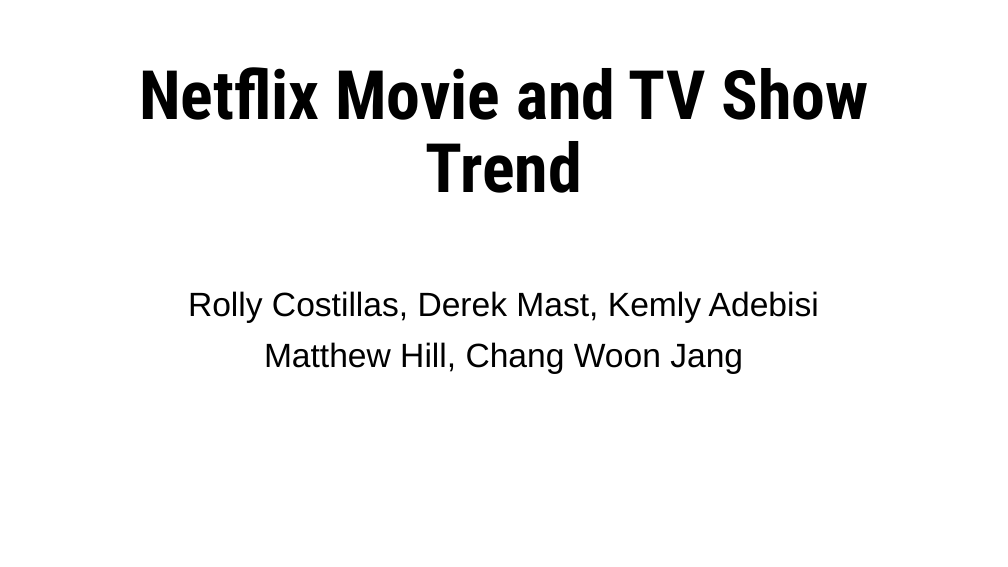
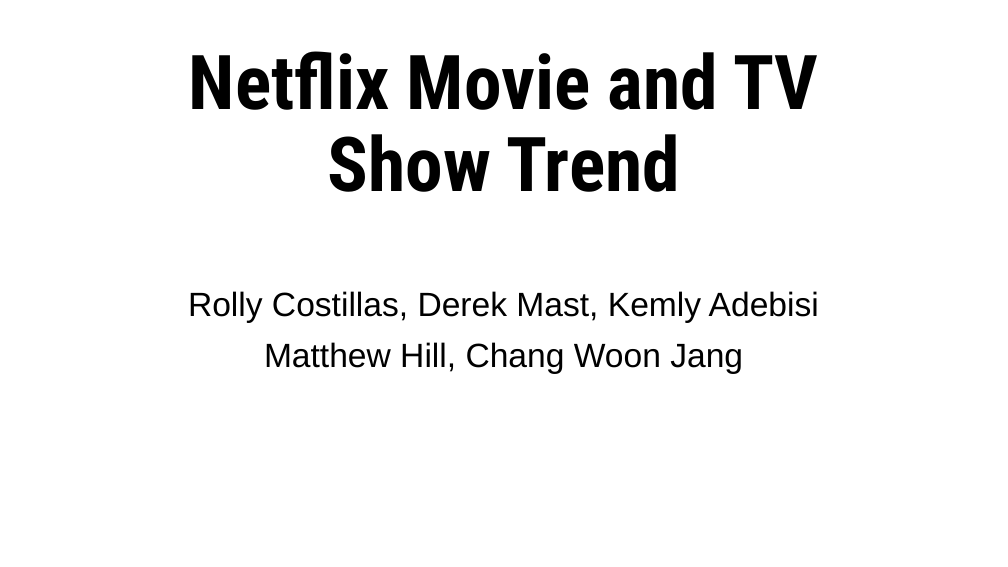
Before and after one commit to Costilrt/The-First-Project, a slide deck: slide 1 of TeamProjectPPT-Derek Update.pptx. Drawn at 1008x567 pixels with LibreOffice and Linux fonts; fonts in the diff are those of the drawing; background and template pictures are left out. Boxes give left, top, right and bottom in pixels: in the first picture for what was removed or moved away, otherwise in the second. Text is boxed around its words. In the diff, an @@ line names an element or a change of style, - is before the commit and + after.

```diff
--- a/TeamProjectPPT-Derek Update.pptx
+++ b/TeamProjectPPT-Derek Update.pptx
@@ title "Netflix Movie and TV Show ..." at box(189, 51, 818, 192): size 64.8 to 72 pt @@
```
Also in this commit, not shown: 3 slides added, 2 other files.
